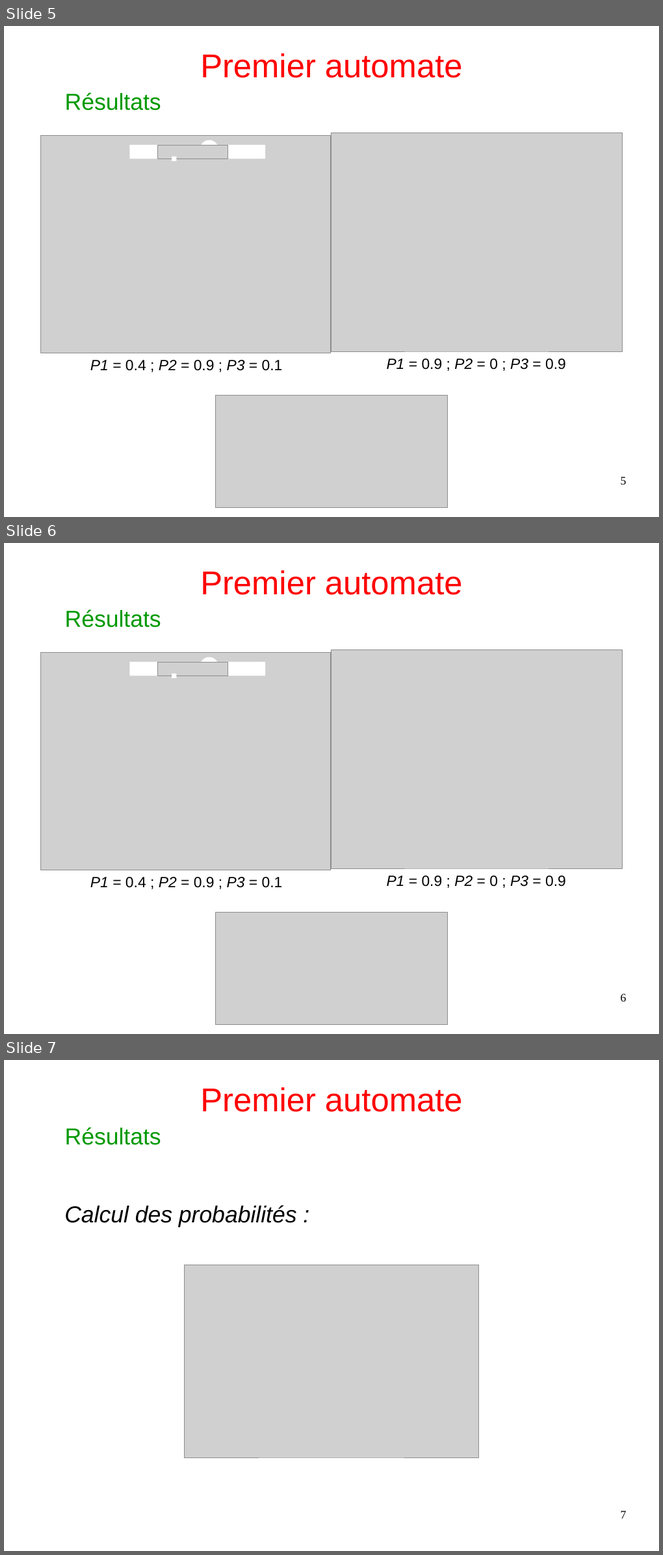
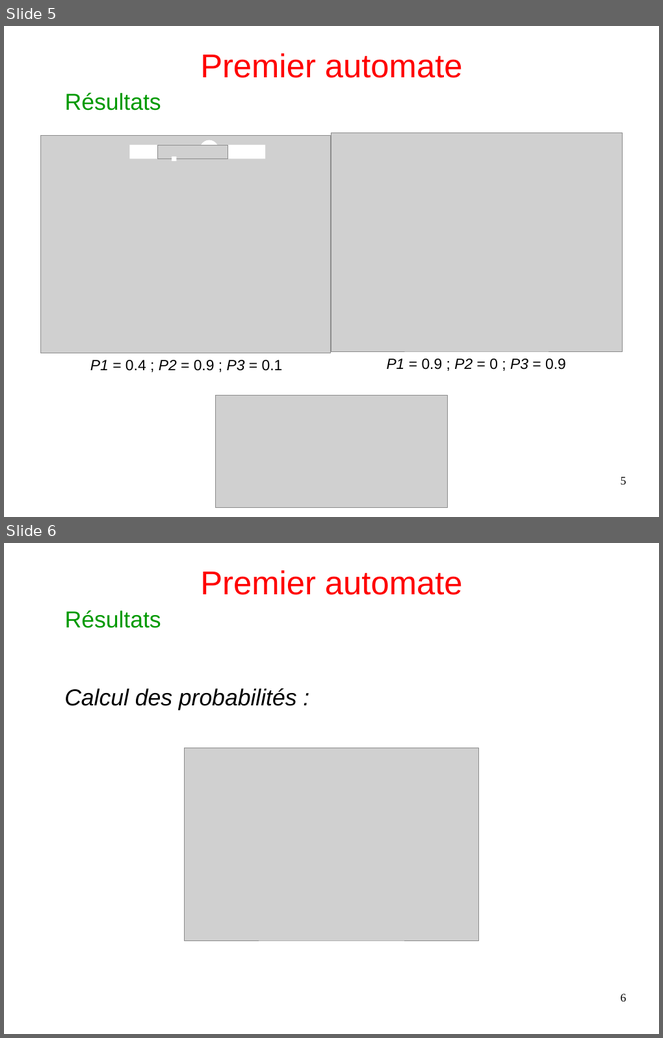
Before and after one commit to Arthurrre/TIPE_Automate, a slide deck: diapo/diapo_copie_clef.odp. Shown one above the other, each under a label of ours: slides 5, 6 and 7 before the commit, slides 5 and 6 after it. The pictures are 663x1555 and 663x1038 pixels, drawn with LibreOffice and Linux fonts; fonts in the diff are those of the drawing; grey boxes stand for pictures. Boxes give left, top, right and bottom in pixels: in the first picture for what was removed or moved away, otherwise in the second. Text is boxed around its words. In the diff, an @@ line names an element or a change of style, - is before the commit and + after.

```diff
--- a/diapo/diapo_copie_clef.odp
+++ b/diapo/diapo_copie_clef.odp
@@ slide 6 removed at <box>4,543,659,1034</box>, background #FFFFFF @@
@@ title removed at <box>200,570,463,595</box> @@
-Premier automate
@@ text removed at <box>65,609,161,627</box> @@
-Résultats
@@ picture removed at <box>41,652,331,870</box> @@
@@ ellipse removed at <box>200,657,218,676</box> @@
@@ picture removed at <box>331,650,622,869</box> @@
@@ rectangle removed at <box>129,662,265,676</box> @@
@@ picture removed at <box>158,663,228,676</box> @@
@@ rectangle removed at <box>172,674,176,679</box> @@
@@ text removed at <box>90,877,283,888</box> @@
-P1 = 0.4 ; P2 = 0.9 ; P3 = 0.1
@@ text removed at <box>387,876,566,887</box> @@
-P1 = 0.9 ; P2 = 0 ; P3 = 0.9
@@ picture removed at <box>216,913,447,1025</box> @@
@@ page number removed at <box>621,994,627,1002</box> @@
-6
@@ what was slide 7 is now slide 6 @@
@@ page number at <box>621,994,627,1002</box>: text changed @@
-7
+6
```
Also in this commit, not shown: 1 slide changed, 1 other file.
